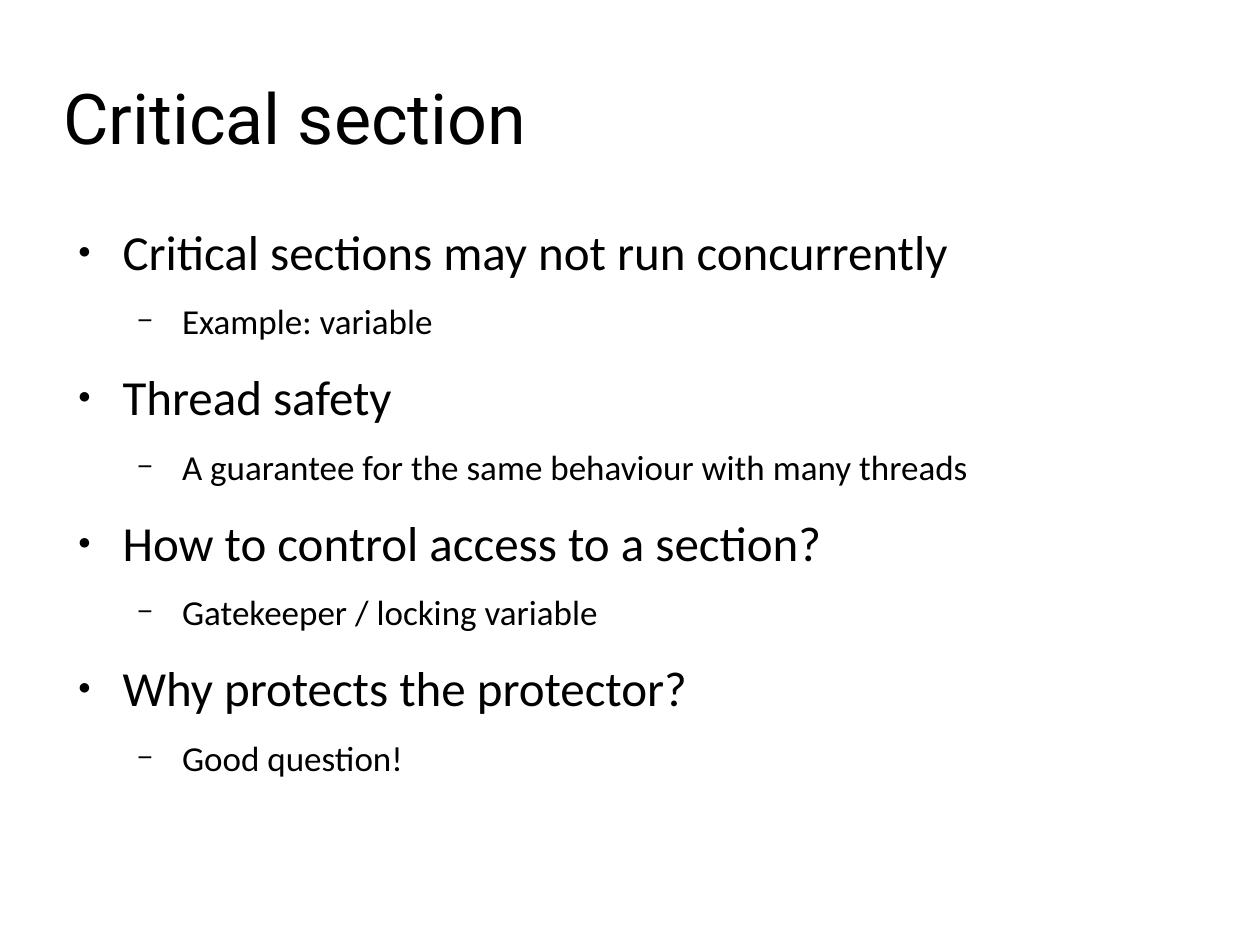
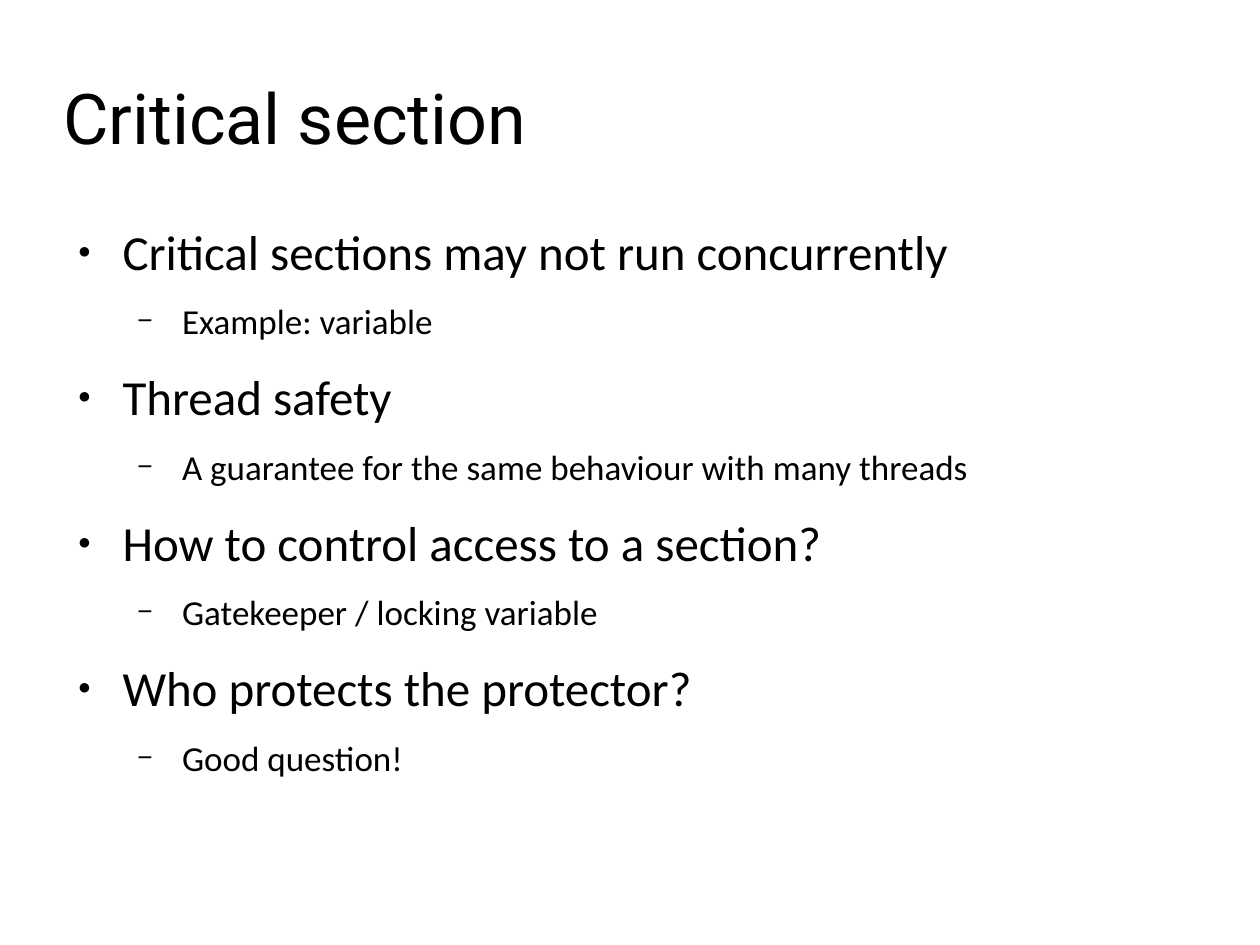
Before and after one commit to scheldejonas/week1-concurrency, a slide deck: slide 32 of presentation.odp. Drawn at 1260x945 pixels with LibreOffice and Linux fonts; fonts in the diff are those of the drawing; background and template pictures are left out. Boxes give left, top, right and bottom in pixels: in the first picture for what was removed or moved away, otherwise in the second. Text is boxed around its words. In the diff, an @@ line names an element or a change of style, - is before the commit and + after.

```diff
--- a/presentation.odp
+++ b/presentation.odp
@@ text at box(123, 672, 691, 714): text changed @@
-● Why protects the protector?
+● Who protects the protector?
```
Also in this commit, not shown: 1 other file.
